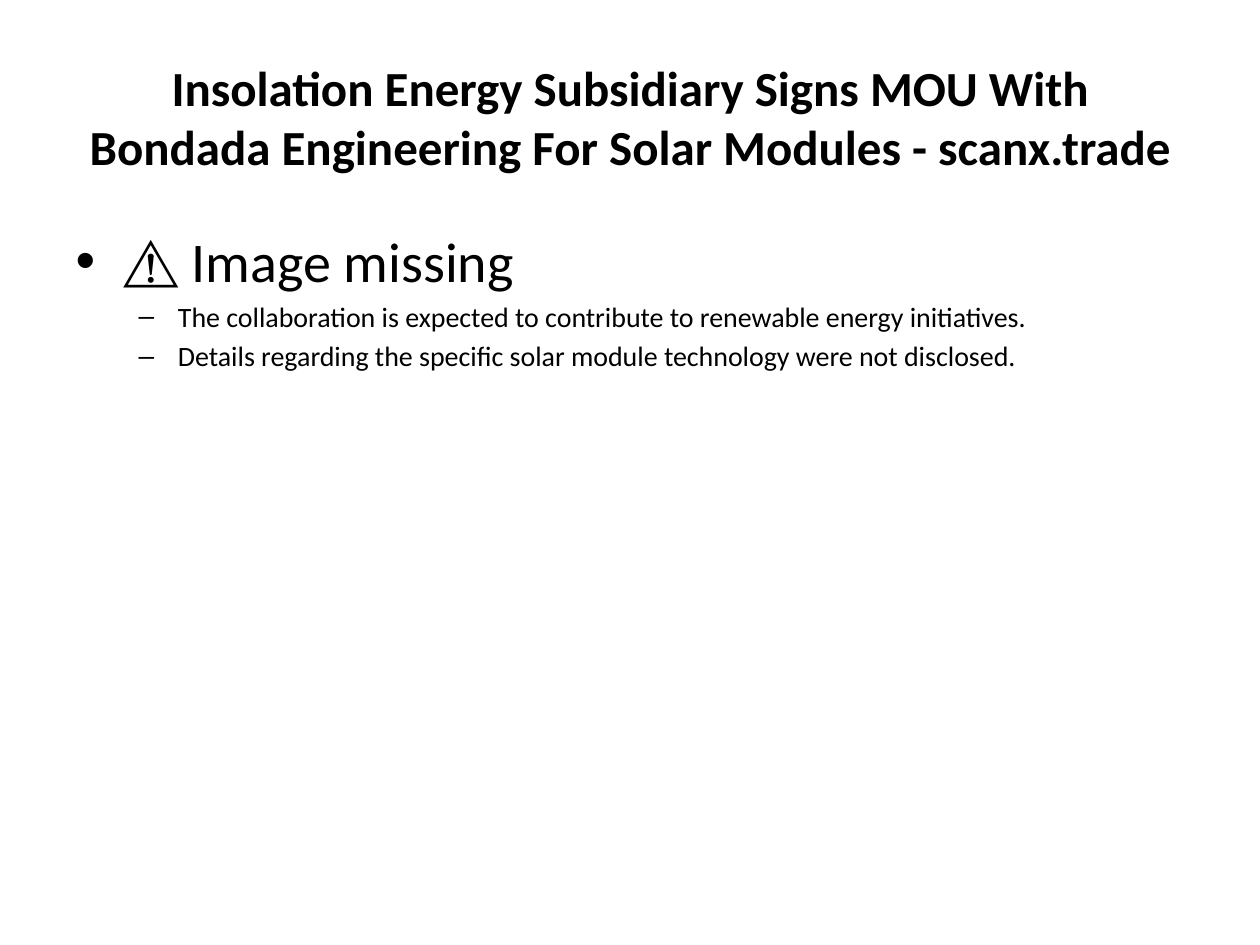
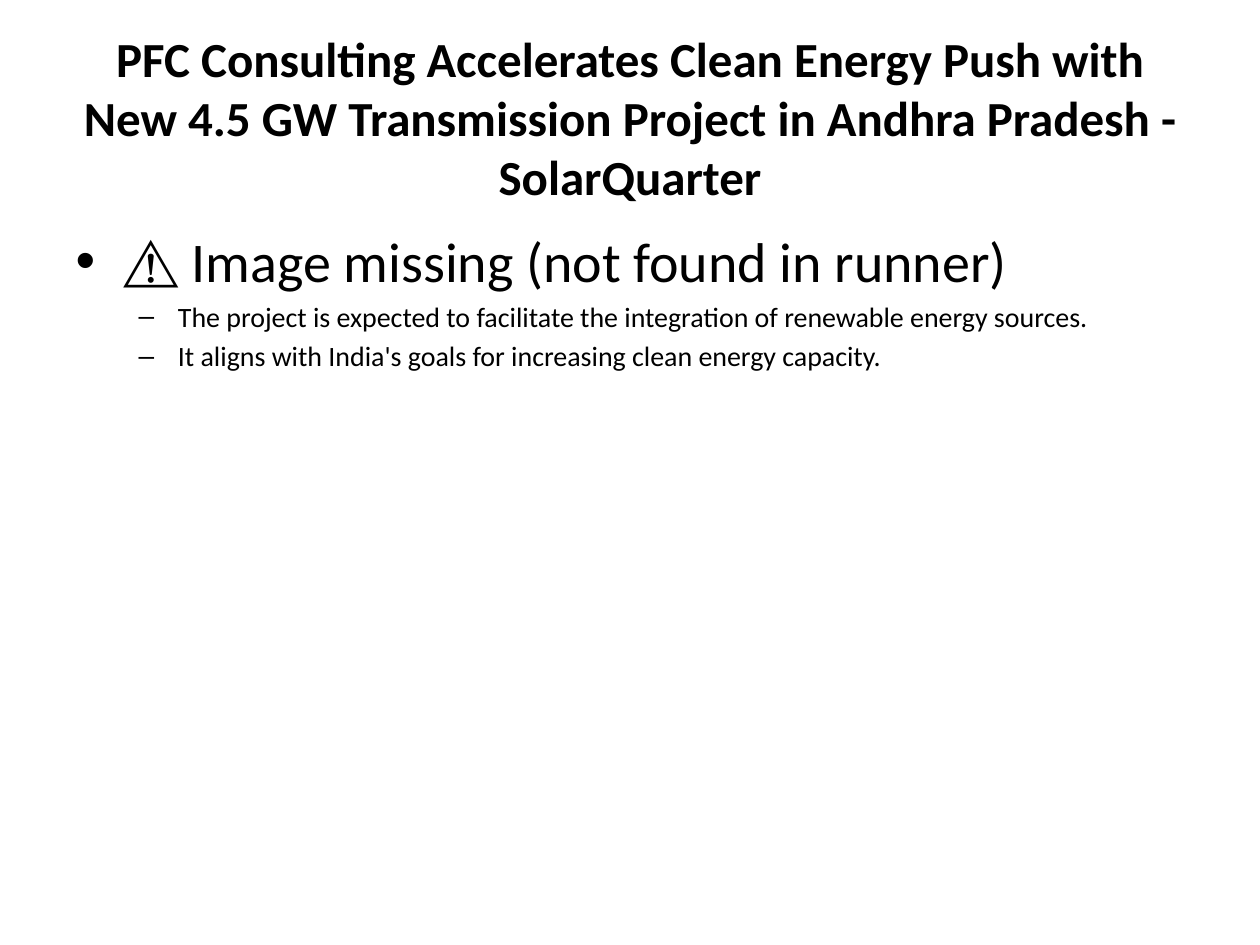
Before and after one commit to gauravsiemens1988/Linkedin-AI-Agent_Personal, a slide deck: slide 3 of drafts/linkedin_carousel.pptx. Drawn at 1260x945 pixels with LibreOffice and Linux fonts; fonts in the diff are those of the drawing. Boxes give left, top, right and bottom in pixels: in the first picture for what was removed or moved away, otherwise in the second. Text is boxed around its words. In the diff, an @@ line names an element or a change of style, - is before the commit and + after.

```diff
--- a/drafts/linkedin_carousel.pptx
+++ b/drafts/linkedin_carousel.pptx
@@ title at box(84, 42, 1150, 201): text changed @@
-Insolation Energy Subsidiary Signs MOU With Bondada Engineering For Solar Modules - scanx.trade
+PFC Consulting Accelerates Clean Energy Push with New 4.5 GW Transmission Project in Andhra Pradesh - SolarQuarter
@@ text at box(178, 241, 1087, 371): text changed @@
-• ⚠️ Image missing
-  – The collaboration is expected to contribute to renewable energy initiatives.
-  – Details regarding the specific solar module technology were not disclosed.
+• ⚠️ Image missing (not found in runner)
+  – The project is expected to facilitate the integration of renewable energy sources.
+  – It aligns with India's goals for increasing clean energy capacity.
```
Also in this commit, not shown: 4 other slides changed, 1 slide added, 1 slide removed, 1 other file.
